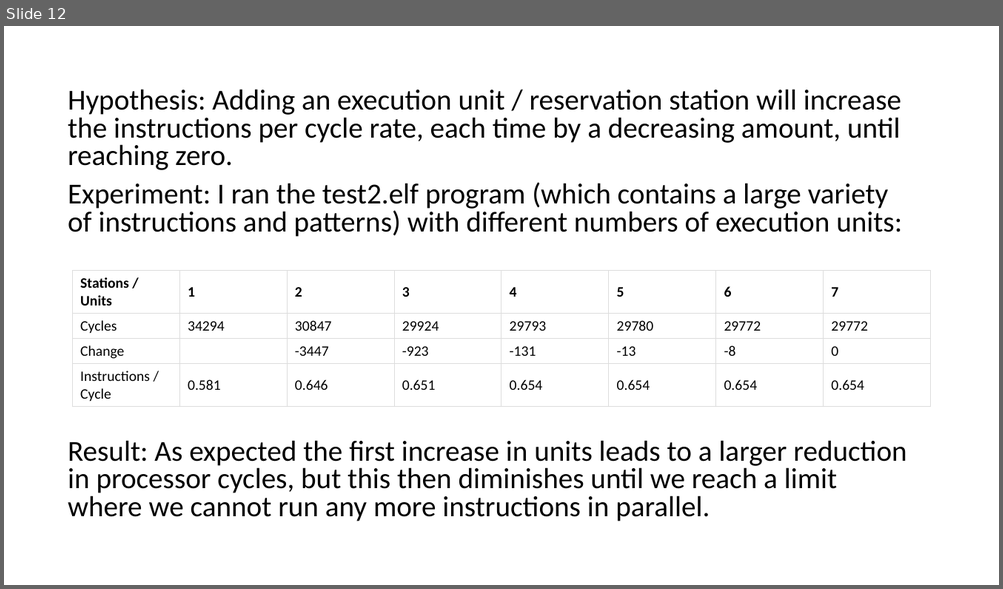
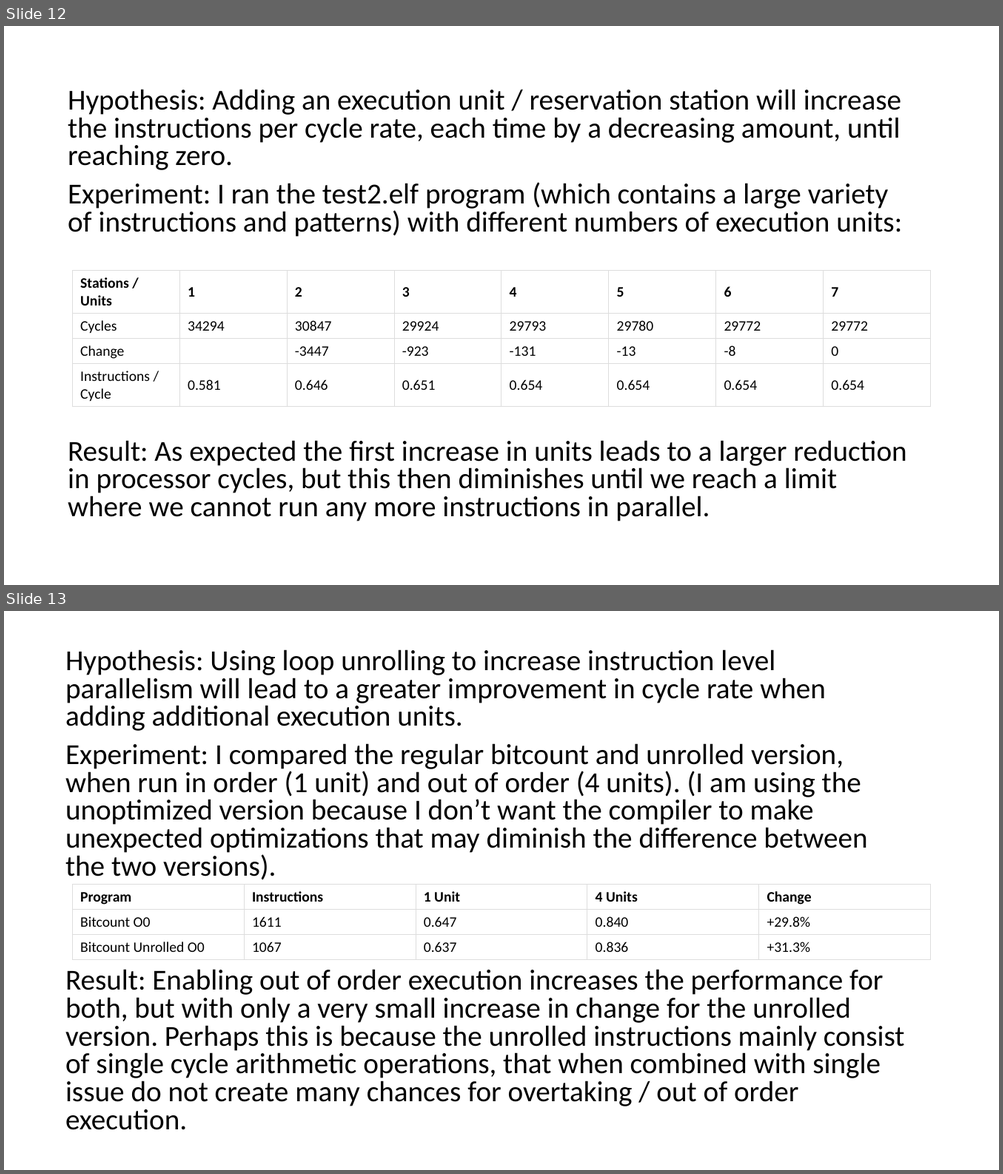
Before and after one commit to jacob-pro/processor-simulator, a slide deck: slides.pptx. Shown one above the other, each under a label of ours: slide 12 before the commit, slides 12 and 13 after it. The pictures are 1003x589 and 1003x1174 pixels, drawn with LibreOffice and Linux fonts; fonts in the diff are those of the drawing. Boxes give left, top, right and bottom in pixels: in the first picture for what was removed or moved away, otherwise in the second. Text is boxed around its words. In the diff, an @@ line names an element or a change of style, - is before the commit and + after.

Commit message:
experiment 3

```diff
--- a/slides.pptx
+++ b/slides.pptx
@@ slide 13 added at [4,611,999,1170], background #FFFFFF @@
@@ text added at [65,649,905,1130], 28 pt, text #000000 @@
+Hypothesis: Using loop unrolling to increase instruction level parallelism will lead to a greater improvement in cycle rate when adding additional execution units.
+Experiment: I compared the regular bitcount and unrolled version, when run in order (1 unit) and out of order (4 units). (I am using the unoptimized version because I don’t want the compiler to make unexpected optimizations that may diminish the difference between the two versions).
+Result: Enabling out of order execution increases the performance for both, but with only a very small increase in change for the unrolled version. Perhaps this is because the unrolled instructions mainly consist of single cycle arithmetic operations, that when combined with single issue do not create many chances for overtaking / out of order execution.
@@ table added at [73,885,930,960], 3 rows, 5 columns @@
+Program | Instructions | 1 Unit | 4 Units | Change
+Bitcount O0 | 1611 | 0.647 | 0.840 | +29.8%
+Bitcount Unrolled O0 | 1067 | 0.637 | 0.836 | +31.3%
```
Also in this commit, not shown: 3 slides changed, 1 other slide added, 3 other files.
